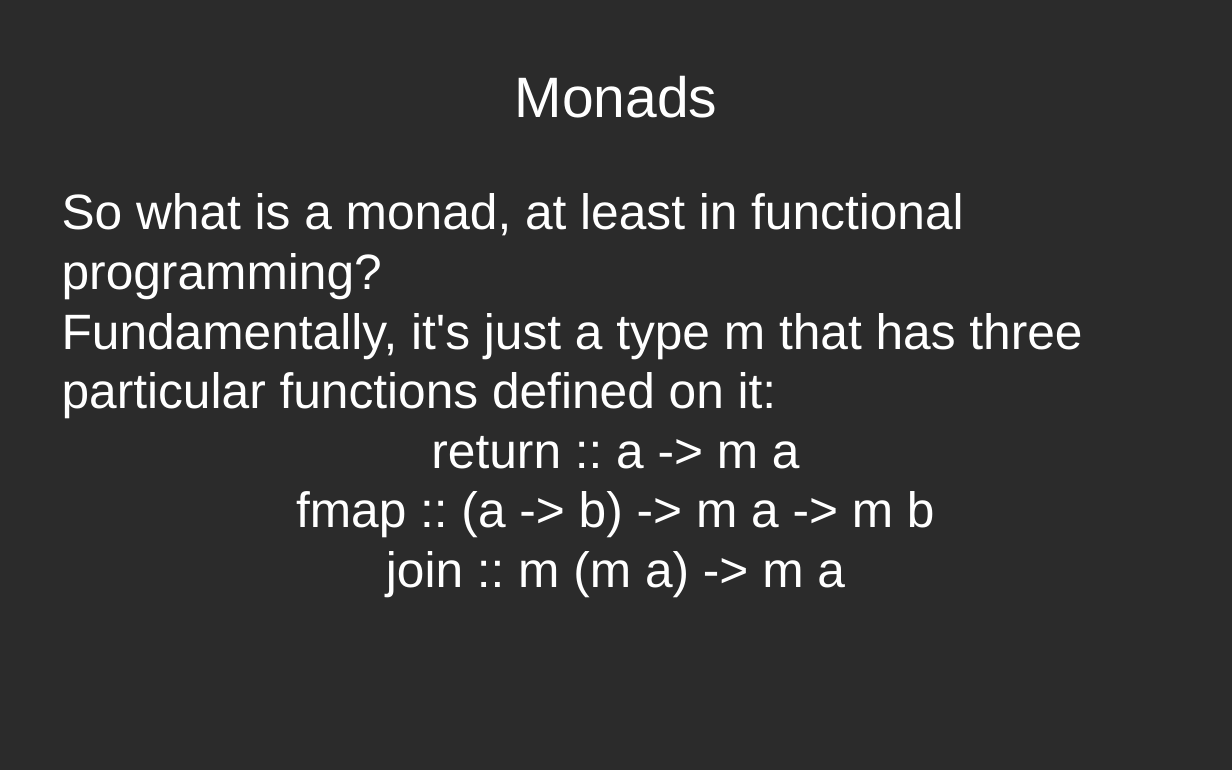
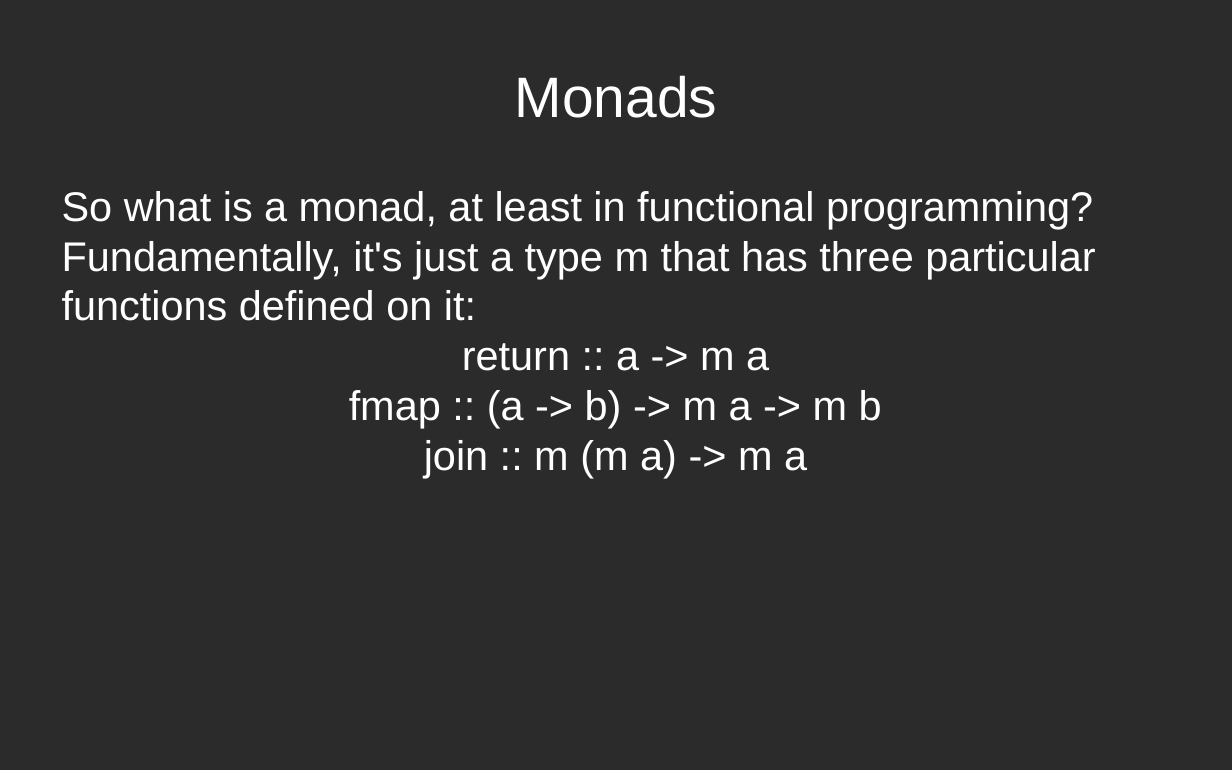
Before and after one commit to fkryvyts/functional_programming, a slide deck: slide 11 of documentation/presentation.odp (slide 10 before the commit). Drawn at 1232x770 pixels with LibreOffice and Linux fonts; fonts in the diff are those of the drawing; background and template pictures are left out; a plain dark background stands for a picture behind light text. Boxes give left, top, right and bottom in pixels: in the first picture for what was removed or moved away, otherwise in the second. Text is boxed around its words. In the diff, an @@ line names an element or a change of style, - is before the commit and + after.

```diff
--- a/documentation/presentation.odp
+++ b/documentation/presentation.odp
@@ subtitle "So what is a monad, ..." at [62,191,1095,478]: size 32 to 26.7 pt @@
```
Also in this commit, not shown: 5 other slides changed, 2 slides added.
